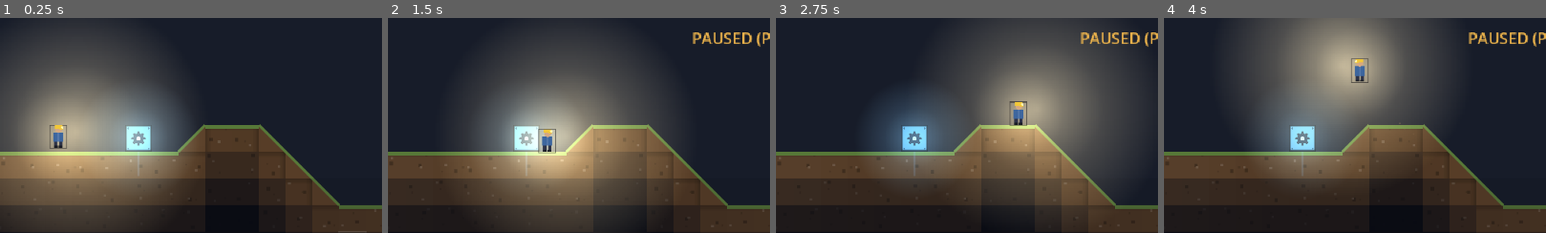
Above: before the commit, frames 1-4 (left to right).
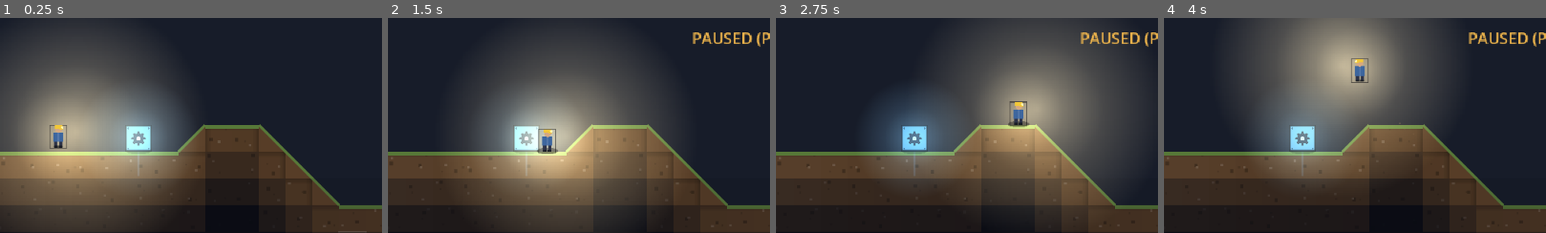
Above: after the commit, the same moments.

Repository: teohondascully/sinkforge
Game: Godot game, scene res://scenes/main.tscn
Same seed, same stepped clock (60 frames per second), same inputs: the game is played once before the commit and once after it.
Inputs (mouse positions are % of the whole screen's width and height, from its top left):
- Up to frame 1 (0.25 s): no input
- Up to frame 2 (1.5 s): tap Enter at 0.5 s; move the mouse to (72, 45) at 0.52 s; hold Right 0.53-1.25 s; tap P at 0.6 s; click (72, 45) at 0.67 s; tap Space at 0.77 s; drag from (30, 55) to (45, 70) at 1.27 s
- Up to frame 3 (2.75 s): tap Space at 2 s; move the mouse to (60, 28) at 2.02 s; hold Right from 2.03 s (still down); tap 1 at 2.1 s
- Up to frame 4 (4 s): release Right at 2.75 s; drag from (45, 70) to (20, 35) at 2.77 s; tap Enter at 3.5 s; move the mouse to (80, 65) at 3.52 s; hold Left from 3.53 s (still down); tap E at 3.6 s; tap Space at 3.77 s
The pictures show only the part of the screen within x 5-55%, y 0-50%; the shares and areas given below are measured in that part.

The runs differ from the first frame. In frame 1, less than 0.1% of the frame differs, in the area x 33-40%, y 62-64%; in frame 2, 0.1%; in frame 3, 0.1%, in the area x 33-67%, y 48-64%; in frame 4, less than 0.1%.

Commit message:
lighting: contact shadows + readability floor (#8)
- Contact shadows: a soft dark ellipse under the miner (shrinks while airborne so
 a jump reads as leaving the floor) and under each machine, so entities sit ON
 the ground instead of floating — the cheap grounding cue both references use.
- Readability floor: nudged underground ambient 0.965 -> 0.945 so faint shapes
 read in unlit dark (Terraria never fully sacrifices readability) while the lamp
 still clearly matters.
Biome ambient tints deferred to the biome slice (#5). Render verified.

Diff:
--- a/scenes/player.gd
+++ b/scenes/player.gd
@@ -239,6 +239,12 @@
 ## walk bob) is the first scrap of game-feel juice and applies to either path.
 func _draw() -> void:
 	var f: float = float(facing)
+	# Contact shadow — a soft dark ellipse at the feet so the body sits ON the ground, not floating.
+	# Shrinks while airborne (a small far shadow) so a jump reads as leaving the floor.
+	var grounded_amt: float = 1.0 if on_floor else 0.45
+	draw_set_transform(Vector2(0.0, HEIGHT * 0.5 - 1.0), 0.0, Vector2(1.0, 0.30))
+	draw_circle(Vector2.ZERO, WIDTH * 0.72 * grounded_amt, Color(0.0, 0.0, 0.0, 0.34 * grounded_amt))
+	draw_set_transform(Vector2.ZERO, 0.0, Vector2.ONE)
 	var sxq: float = 1.0 + 0.18 * _squash             # landing squash widens X
 	var syq: float = 1.0 - 0.22 * _squash             # ...and flattens Y
 	var bob: float = -absf(sin(_walk_phase)) * 1.2 if (on_floor and absf(velocity.x) > 10.0) else 0.0
--- a/scenes/world_renderer.gd
+++ b/scenes/world_renderer.gd
@@ -25,7 +25,8 @@
 const SURFACE_LINE: int = 5                         ## reference daylight row; sky attenuates with depth past it
 const SKY_REACH: int = 10                           ## tiles of open air sunlight reaches before going dark
 const SKY_FADE: int = 3                             ## tiles of shallow light-scatter just under the surface
-const AMBIENT_DARK: float = 0.965                   ## underground ambient alpha (near-black; the lamp matters)
+const AMBIENT_DARK: float = 0.945                   ## underground ambient (near-black, but a readability
+                                                   ## floor — faint shapes read in the dark; the lamp still matters)
 const SHADOW_COLOR := Color(0.03, 0.04, 0.075)      ## the cool blue-black the underworld sits in
 const LAMP_COLOR := Color(1.0, 0.90, 0.66)          ## the miner's warm head-lamp
 const LAMP_RADIUS: float = CELL * 5.0
@@ -332,6 +333,10 @@
 	var pos: Vector2 = Vector2(machine.cell) * float(CELL)
 	var recipe: RecipeDef = machine.def.recipe
 	var center: Vector2 = pos + Vector2(CELL, CELL) * 0.5
+	# Contact shadow — grounds the machine on the floor it sits on.
+	draw_set_transform(pos + Vector2(float(CELL) * 0.5, float(CELL) - 1.0), 0.0, Vector2(1.0, 0.26))
+	draw_circle(Vector2.ZERO, float(CELL) * 0.46, Color(0.0, 0.0, 0.0, 0.30))
+	draw_set_transform(Vector2.ZERO, 0.0, Vector2.ONE)
 	var body := Rect2(pos + Vector2(1.0, 1.0), Vector2(CELL - 2.0, CELL - 2.0))
 	draw_rect(body, Visuals.machine_color(machine.def))
 	draw_rect(body, Color(0.04, 0.04, 0.06, 0.8), false, 1.5)  # darker inset casing
